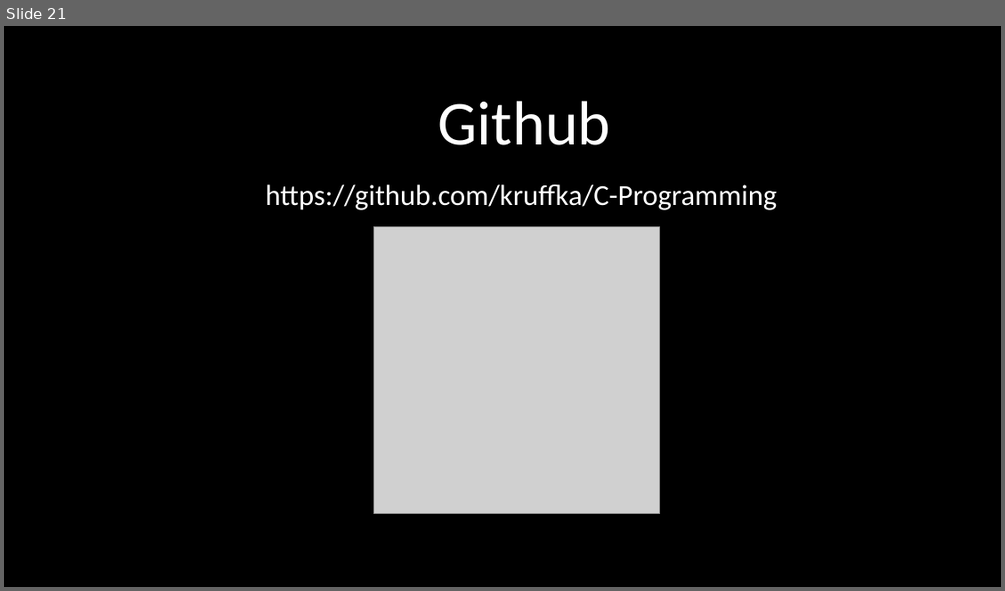
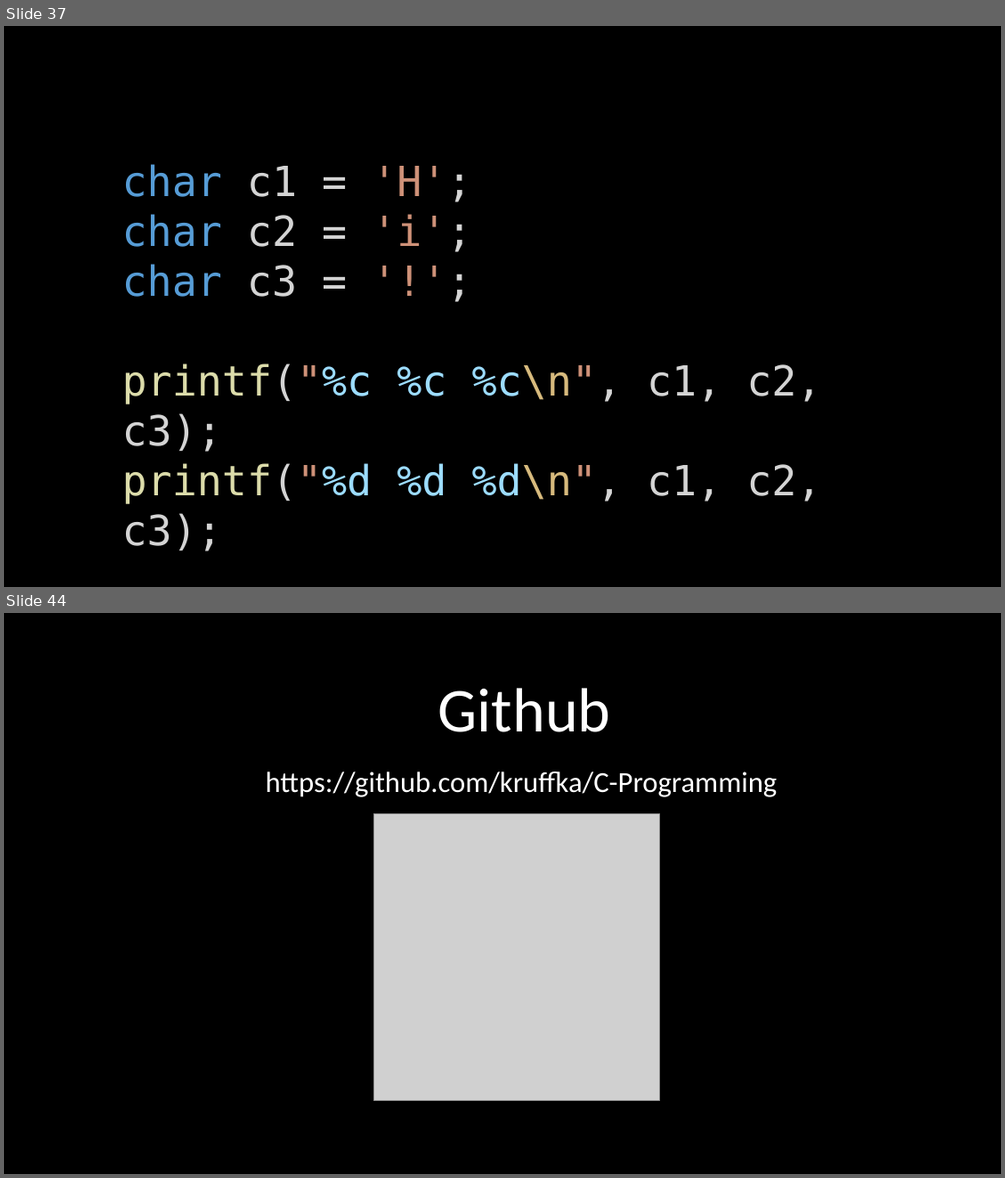
Before and after one commit to kruffka/C-Programming, a slide deck: 5_arrays/5_arrays.pptx. Shown one above the other, each under a label of ours: slide 21 before the commit, slides 37 and 44 after it; the slides between them are not shown. The pictures are 1005x591 and 1005x1178 pixels, drawn with LibreOffice and Linux fonts; fonts in the diff are those of the drawing; grey boxes stand for pictures. Boxes give left, top, right and bottom in pixels: in the first picture for what was removed or moved away, otherwise in the second. Text is boxed around its words. In the diff, an @@ line names an element or a change of style, - is before the commit and + after.

```diff
--- a/5_arrays/5_arrays.pptx
+++ b/5_arrays/5_arrays.pptx
@@ slide 37 added at (4,26,1001,587), background #000000 @@
@@ text added at (122,164,821,551), 40 pt, text #D4D4D4 @@
+char c1 = 'H';
+char c2 = 'i';
+char c3 = '!';
+printf("%c %c %c\n", c1, c2, c3);
+printf("%d %d %d\n", c1, c2, c3);
@@ what was slide 21 is now slide 44 @@
```
Also in this commit, not shown: 23 other slides added, 1 slide removed, 6 other files.
